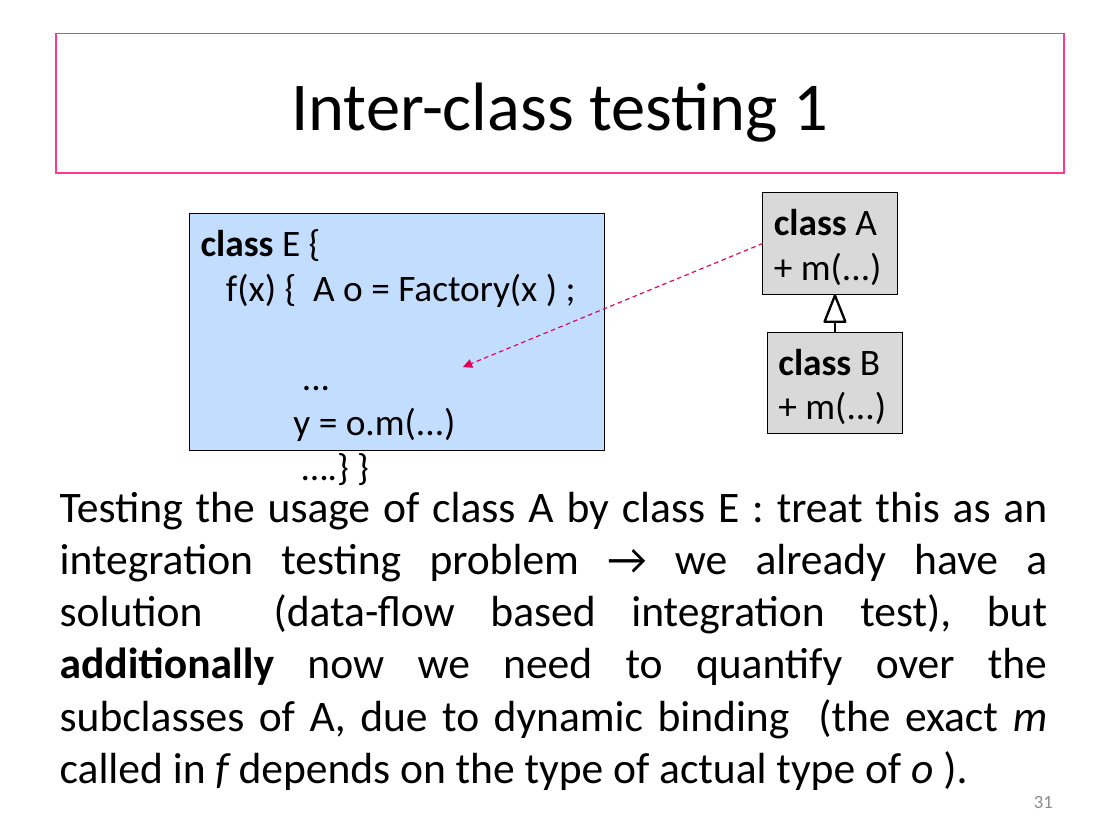
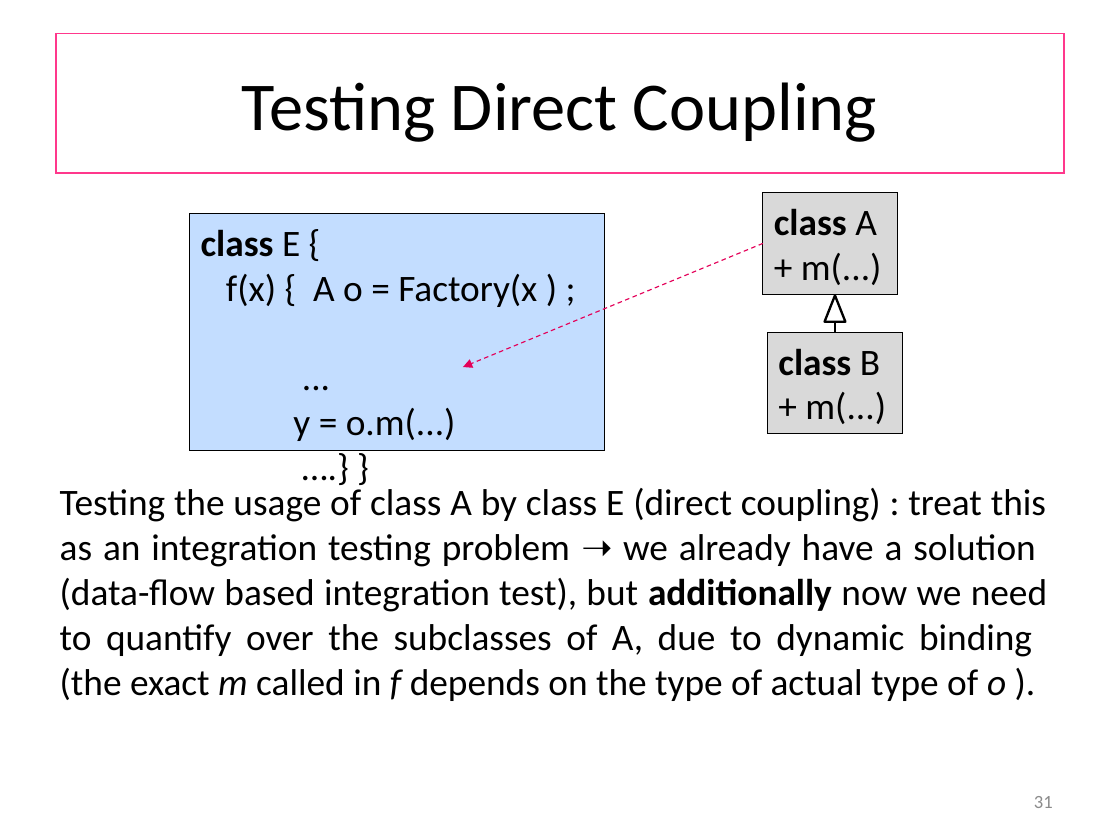
Before and after one commit to wooshrow/b3stv, a slide deck: slide 31 of slides/dfbt.pptx. Drawn at 1120x840 pixels with LibreOffice and Linux fonts; fonts in the diff are those of the drawing. Boxes give left, top, right and bottom in pixels: in the first picture for what was removed or moved away, otherwise in the second. Text is boxed around its words. In the diff, an @@ line names an element or a change of style, - is before the commit and + after.

```diff
--- a/slides/dfbt.pptx
+++ b/slides/dfbt.pptx
@@ title at <box>242,82,877,142</box>: text changed @@
-Inter-class testing 1
+Testing Direct Coupling
@@ text at <box>60,484,1047,701</box>: text changed; size 28 to 24 pt @@
-Testing the usage of class A by class E : treat this as an integration testing problem → we already have a solution (data-flow based integration test), but additionally now we need to quantify over the subclasses of A, due to dynamic binding (the exact m called in f depends on the type of actual type of o ).
+Testing the usage of class A by class E (direct coupling) : treat this as an integration testing problem ➝ we already have a solution (data-flow based integration test), but additionally now we need to quantify over the subclasses of A, due to dynamic binding (the exact m called in f depends on the type of actual type of o ).
```
Also in this commit, not shown: 16 other slides changed, 2 slides added, 1 slide removed, 12 other files.
